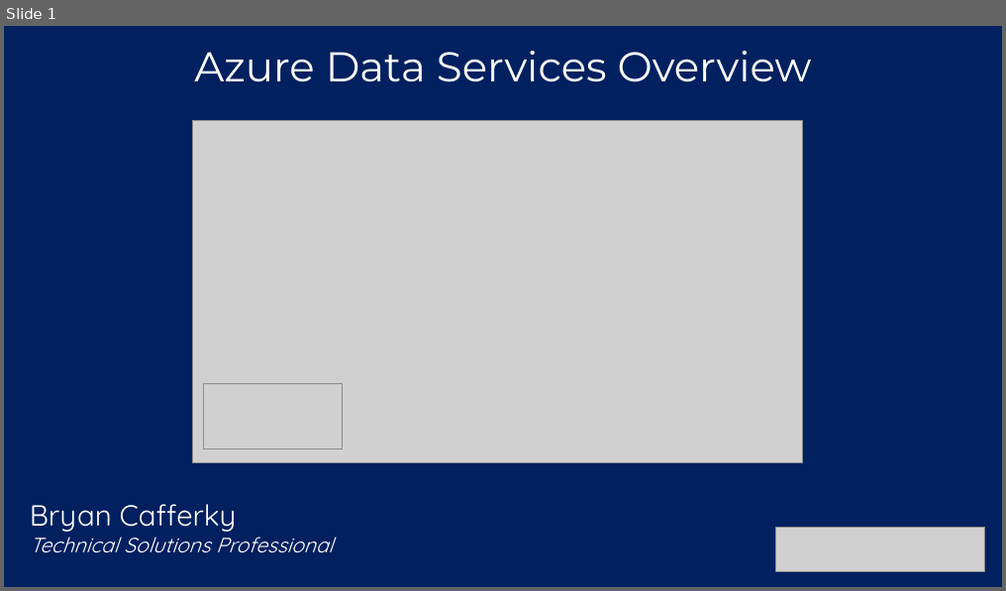
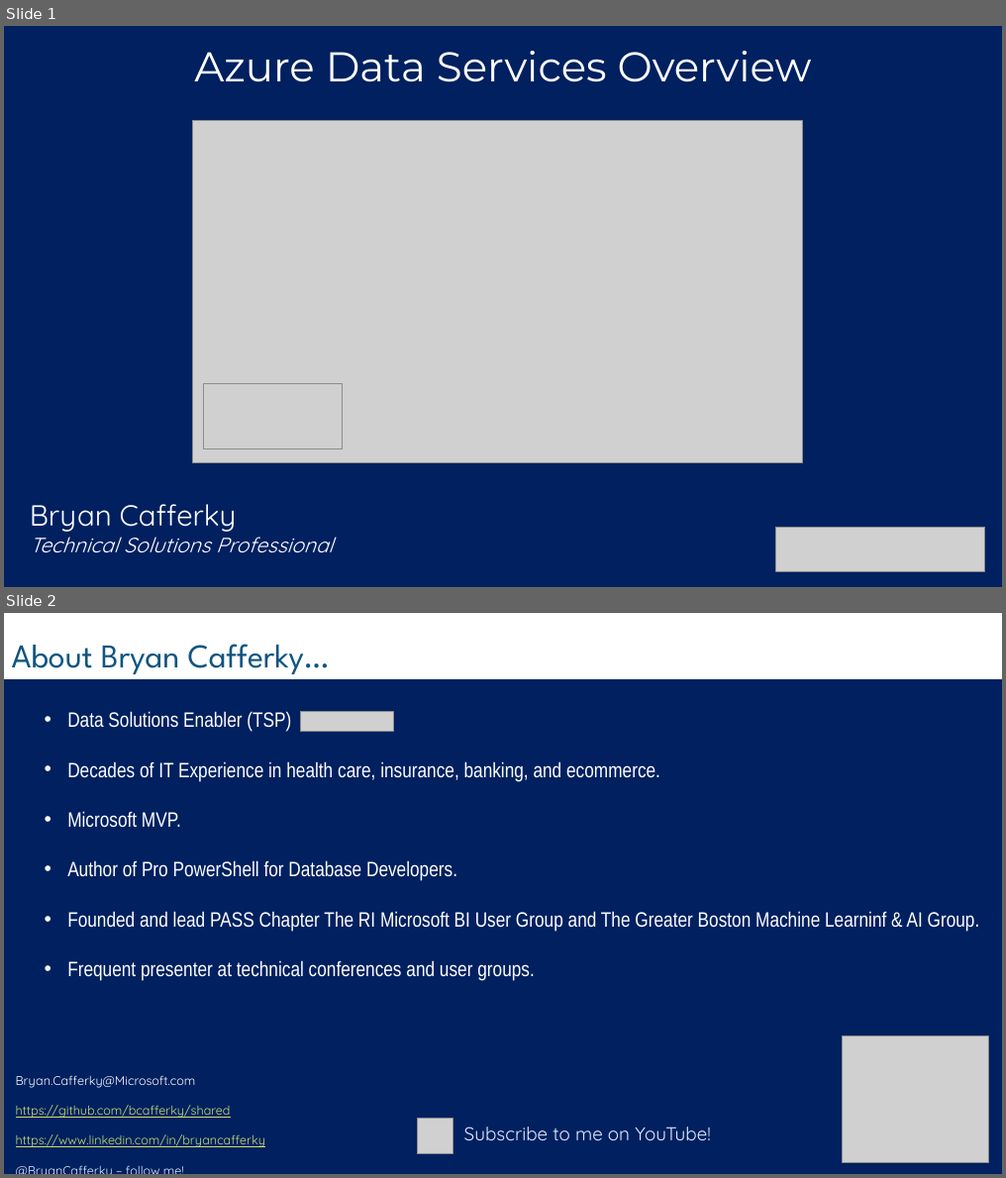
Before and after one commit to bcafferky/shared, a slide deck: AzureDSOverview/AzureDSOverview.pptx. Shown one above the other, each under a label of ours: slide 1 before the commit, slides 1 and 2 after it. The pictures are 1006x591 and 1006x1178 pixels, drawn with LibreOffice and Linux fonts; fonts in the diff are those of the drawing; grey boxes stand for pictures; background and template pictures are left out. Boxes give left, top, right and bottom in pixels: in the first picture for what was removed or moved away, otherwise in the second. Text is boxed around its words. In the diff, an @@ line names an element or a change of style, - is before the commit and + after.

```diff
--- a/AzureDSOverview/AzureDSOverview.pptx
+++ b/AzureDSOverview/AzureDSOverview.pptx
@@ slide 2 added at [4,613,1002,1174], background #FFFFFF; not listed: 1 template element that a slide beside it also shows @@
@@ title added at [12,644,330,674], 32 pt, text #0E5580 @@
+About Bryan Cafferky…
@@ text added at [67,711,980,981], 20 pt, text #FFFFFF @@
+• Data Solutions Enabler (TSP)
+• Decades of IT Experience in health care, insurance, banking, and ecommerce.
+• Microsoft MVP.
+• Author of Pro PowerShell for Database Developers.
+• Founded and lead PASS Chapter The RI Microsoft BI User Group and The Greater Boston Machine Learninf & AI Group.
+• Frequent presenter at technical conferences and user groups.
@@ picture added at [300,712,393,732] @@
@@ picture added at [842,1036,988,1162] @@
@@ text added at [16,1075,265,1148], 12 pt, text #C4E46E, underline @@
+Bryan.Cafferky@Microsoft.com
+https://github.com/bcafferky/shared
+https://www.linkedin.com/in/bryancafferky
+@BryanCafferky – follow me!
@@ picture added at [417,1118,453,1155] @@
@@ text added at [464,1127,711,1141], 18 pt, text #DEECFD @@
+Subscribe to me on YouTube!
```
Also in this commit, not shown: 6 slides changed, 5 other files.
